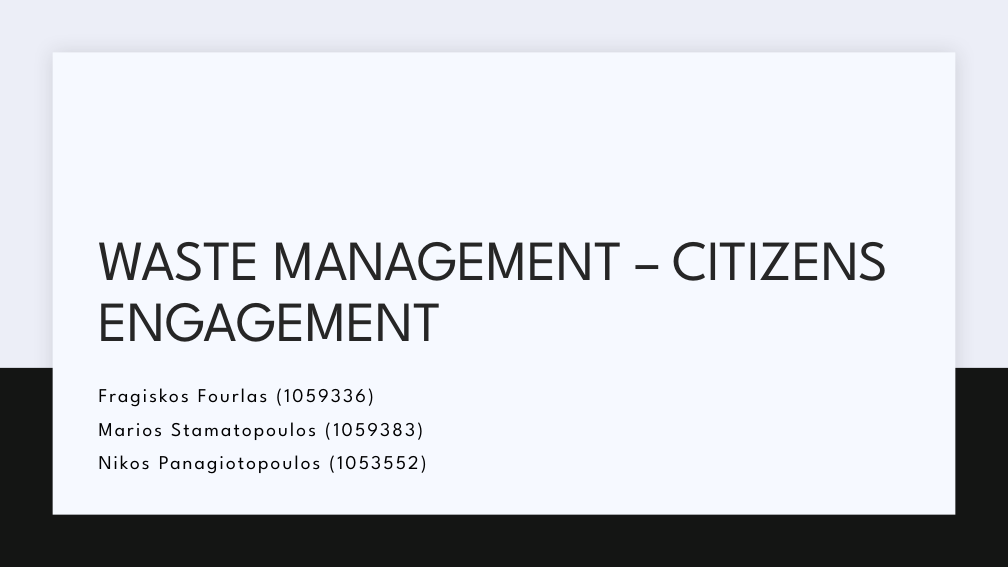
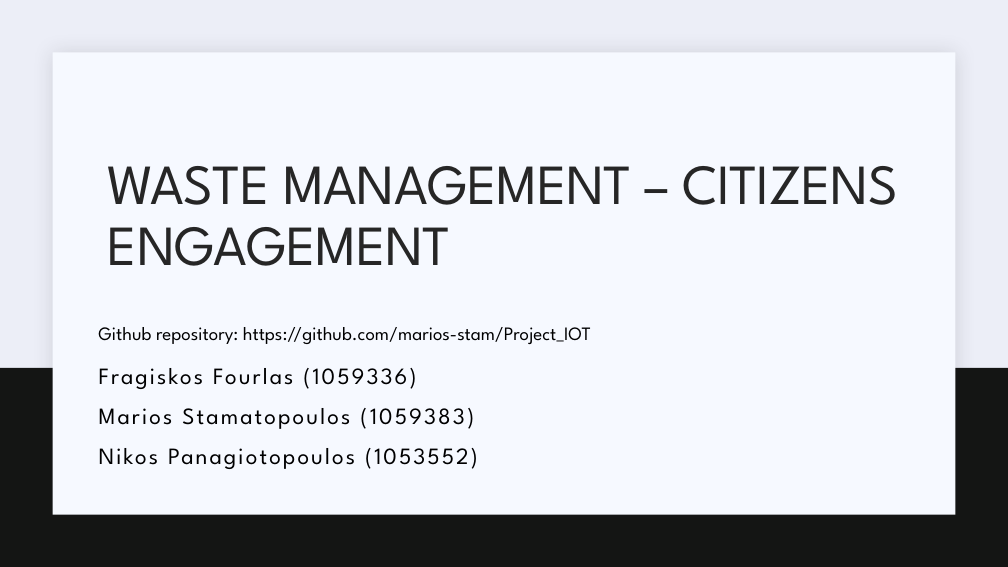
Before and after one commit to marios-stam/Project_IOT, a slide deck: slide 1 of Powerpoints/Final Presentation/Waste-management-Nikos.pptx. Drawn at 1008x567 pixels with LibreOffice and Linux fonts; fonts in the diff are those of the drawing. Boxes give left, top, right and bottom in pixels: in the first picture for what was removed or moved away, otherwise in the second. Text is boxed around its words. In the diff, an @@ line names an element or a change of style, - is before the commit and + after.

```diff
--- a/Powerpoints/Final Presentation/Waste-management-Nikos.pptx
+++ b/Powerpoints/Final Presentation/Waste-management-Nikos.pptx
@@ title "WASTE MANAGEMENT – CITIZENS ENGAGEMENT": place and size @@
-title "WASTE MANAGEMENT – CITIZENS ENGAGEMENT" at [98,242,889,342]
+title "WASTE MANAGEMENT – CITIZENS ENGAGEMENT" at [108,166,898,266]
@@ text added at [98,327,591,344], 18 pt, text #000000 @@
+Github repository: https://github.com/marios-stam/Project_IOT
@@ subtitle "Fragiskos Fourlas (1059336)": place and size @@
-subtitle "Fragiskos Fourlas (1059336)" at [99,422,423,440]
+subtitle "Fragiskos Fourlas (1059336)" at [99,368,478,469]
@@ subtitle "Fragiskos Fourlas (1059336)" at [99,368,478,469]: size 18.6 to 22.2 pt; line spacing 0.8 to 0.9 @@
```
Also in this commit, not shown: 3 other slides changed, 1 other file.
